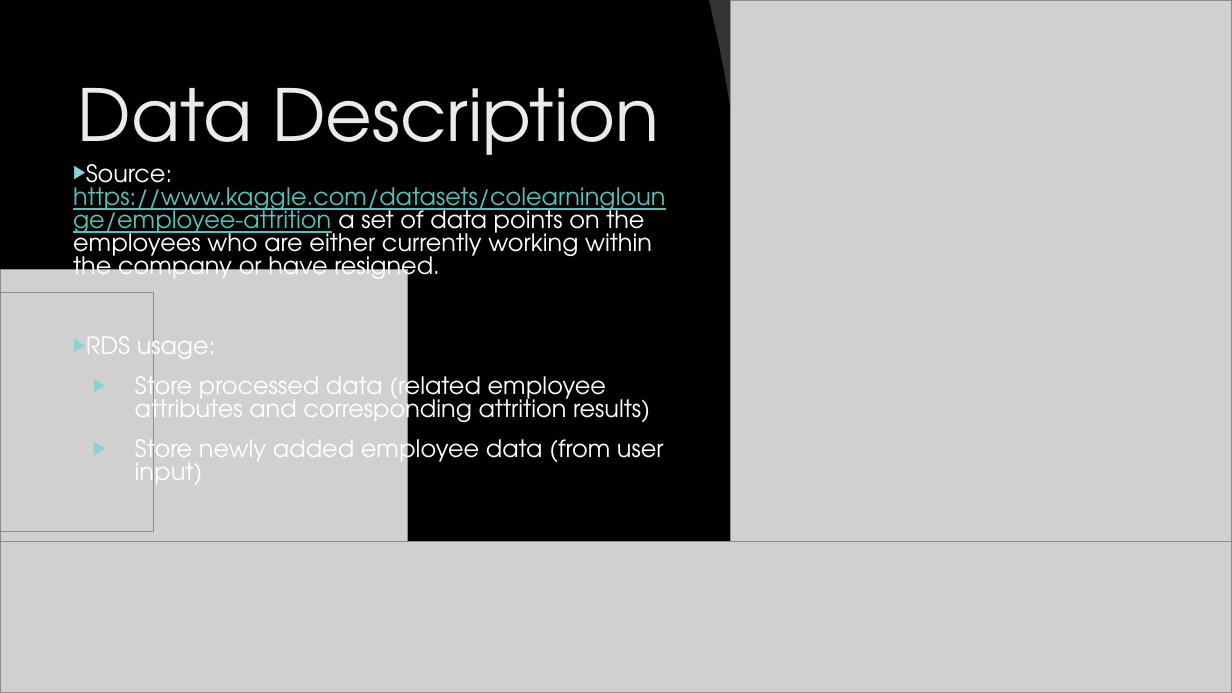
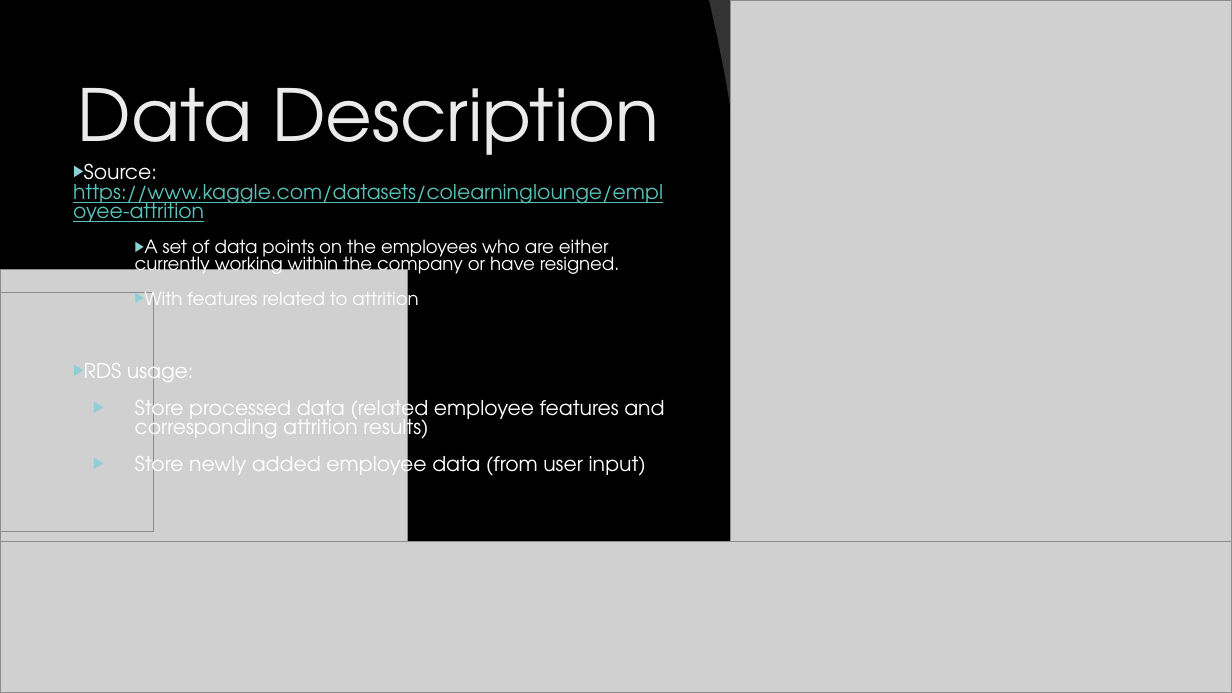
Before and after one commit to Chenxin516/AVC_project_MSIA423_2022, a slide deck: slide 4 of deliverables/AVC Final Project.pptx. Drawn at 1232x693 pixels with LibreOffice and Linux fonts; fonts in the diff are those of the drawing; grey boxes stand for pictures; background and template pictures are left out. Boxes give left, top, right and bottom in pixels: in the first picture for what was removed or moved away, otherwise in the second. Text is boxed around its words. In the diff, an @@ line names an element or a change of style, - is before the commit and + after.

```diff
--- a/deliverables/AVC Final Project.pptx
+++ b/deliverables/AVC Final Project.pptx
@@ text at [73,163,663,313]: text changed; size 14 to 10.6 pt @@
-▶ Source: https://www.kaggle.com/datasets/colearninglounge/employee-attrition a set of data points on the employees who are either currently working within the company or have resigned.
+▶ Source: https://www.kaggle.com/datasets/colearninglounge/employee-attrition
+  ▶ A set of data points on the employees who are either currently working within the company or have resigned.
+  ▶ With features related to attrition
@@ text at [84,357,646,481]: size 14 to 11.9 pt in "RDS usage:", "Store newly added employee data (from user ..." @@
@@ text at [135,393,664,444]: text changed; size 14 to 11.9 pt @@
-▶ Store processed data (related employee attributes and corresponding attrition results)
+▶ Store processed data (related employee features and corresponding attrition results)
```
Also in this commit, not shown: 14 other files.
